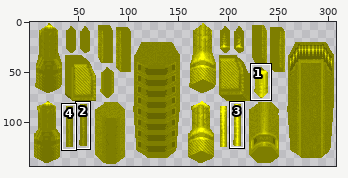
Sprite sheet, stored at qw/textures/models/g_light_0.png. The picture above shows the old version from afar; the outline marks the close-up.
Close-up. The starting point:
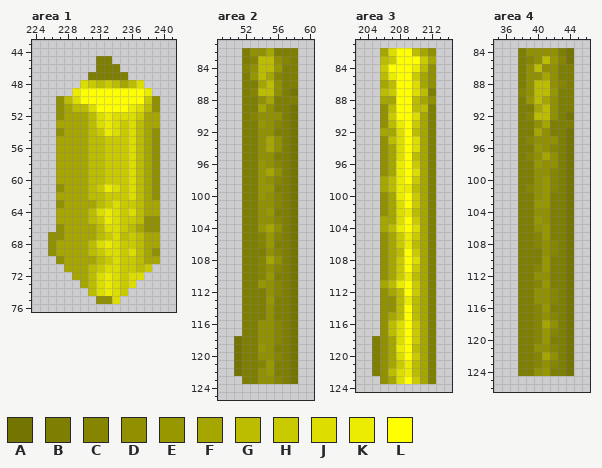
The file is 308x144 pixels. Colours within 5 levels of each other are drawn and written as one. Shown: area 1: x 224..241, y 43..76; area 2: x 49..60, y 81..125; area 3: x 203..214, y 81..124; area 4: x 35..46, y 83..126. The wide view leaves out empty margins. The commit also changed other parts of the picture, which this record leaves out.
Palette (. is transparent): A #747400  B #7e7e00  C #858500  D #909000  E #979700  F #a6a600  G #bcbc00  H #caca00  J #dddd00  K #ecec00  L #ffff00
Pixels before, area 1, first column x 226:
45 ......BB......
46 ......BBB.....
47 .....BBBBB....
48 ....JHGHGFGJ..
49 ...KLLLLLLLLK.
50 .DGJLLLLLLLLHD
51 .DFGGJLLLLKJGD
52 .DFFFGJKJJJHFF
53 .FFFFGJKJHJGFF
54 .DFFFGHKJHJGFD
55 .FFFFGGHHHJGFD
56 .FFFFGGHHHJGFD
57 .FFFFGGHHHJGFD
58 .FFFFGGHHHJGFD
59 .FFFFGGHHHJGFD
60 .FFFFGGHHHJGFD
61 .DFFFGHKJHJGFD
62 .FFFFGGHHHJGFD
63 .DFFFFGHJHHGFF
64 .FFFFGJKJHJGFF
65 .FFFFGHKJHHGDD
66 .DFFFFGJJHGFDD
67 DDFFFFGHJGHGFF
68 DFFFFGJKJHHGFF
69 DFFFFGHJJHJGFD
70 .DFFFFGHJHHGFF
71 ..FFFGHJJHHGH.
72 ...FFGJKJHJJ..
73 ....FGJKJHJ...
74 .....GJKJH....
75 ......DDJ.....
Pixels before, area 2, first column x 51:
 82 .BDDFBBB
 83 .BCGGDCB
 84 .CDGGEBB
 85 .BEGFCBB
 86 .BBFGDBB
 87 .BCGGDBA
 88 .BBDFBBB
 89 .BBFDBBA
 90 .BCDDDBA
 91 .BBEDCBA
 92 .BBDDBBA
 93 .BBDFDBA
 94 .BBDFDBA
 95 .BBDDBBA
 96 .BBEDCBA
 97 .BBEFDBA
 98 .BBEDCBA
 99 .BBEEBBA
100 .BBEDCBA
101 .BBDDCBA
102 .BBDEBBA
103 .BBDDCBA
104 .BBEFDBA
105 .BBCECBA
106 .BBCEBBA
107 .BBBDCBA
108 .BBCFDBA
109 .BBCDCBA
110 .BBCEBBA
111 .BBEDCBA
112 .BBBDCBA
113 .BBBEBBA
114 .BBBDBBA
115 .BBBDBBA
116 .BBDDCBA
117 .BBDDCBA
118 ABBDDCBA
119 ABBEDBBA
120 ABBDDCBA
121 ABBCEBBA
122 ABBDEBBA
123 .BBDDCBA
Pixels before, area 3, first column x 205:
 82 .FJLLGFD
 83 .GHLLLHF
 84 .HLLLKGD
 85 .GKLLHFD
 86 .FGLLJFD
 87 .GHLLJGB
 88 .FFLLGFD
 89 .DGLLGGB
 90 .DHLLJFB
 91 .DGKLHFB
 92 .FFJLGFB
 93 .DGJLJFB
 94 .DFJLJFB
 95 .DFJLGFB
 96 .DFKLHFB
 97 .DFKLJFB
 98 .FGKLHFB
 99 .FGKKGFB
100 .DFKLHFB
101 .DFJLHFB
102 .DFJKGFB
103 .FFJLHFB
104 .FGKLJFB
105 .DFHKHFB
106 .DFHKGFB
107 .DFGLHFB
108 .DFHLJFB
109 .DFHLHFB
110 .DFHKGFB
111 .FGKLHFB
112 .DFGLHFB
113 .DDGKGFB
114 .DDGLGFB
115 .DFGLGFB
116 .DGJLHFB
117 .DGJLHFB
118 BDFJLHFB
119 BDFKLGFB
120 BDFJLHFB
121 BDFHKGFB
122 BDGJKGFB
123 .DFJLHFB
Pixels before, area 4, first column x 38:
 84 BDDDDBA
 85 BCDGECA
 86 BDGDDBB
 87 BDDFDBB
 88 BDGGDCB
 89 CDGGEBB
 90 BEGFDBB
 91 BBFGDBB
 92 BCGGDBA
 93 BBDFBBB
 94 BBFDBBA
 95 BCDDDBA
 96 BBEDCBA
 97 BCDFDBA
 98 BBEDDBA
 99 BBDDCBA
100 BBDECBA
101 BCDECBA
102 BBDEBBA
103 BBEEBBA
104 BBDDBBA
105 BBEDBBA
106 BBDEBBA
107 BBCEBBA
108 BBCDCBA
109 BBBDCBA
110 BBBEBBA
111 BBCEBBA
112 BBDDBBA
113 BBCEBBA
114 BBDDCBA
115 BBDDCBA
116 BBCEBBA
117 BBCDCBA
118 BBCFDBA
119 BBCECBA
120 BBCEBBA
121 BBDDCBA
122 BBCFDBA
123 BBCDCBA
124 BBDEBBA
The same view after the edit:
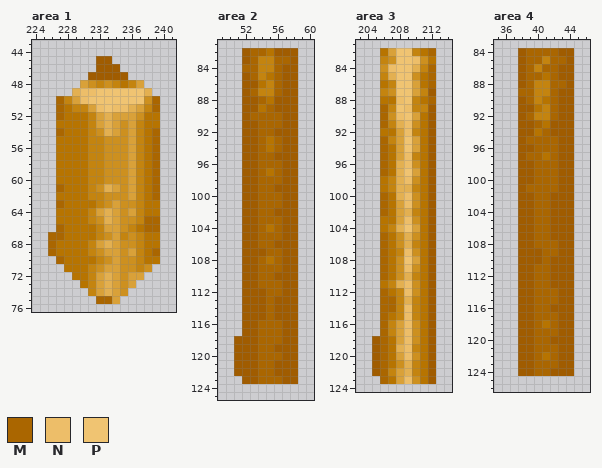
Colours new in this view: M #aa6600  N #edbe69  P #f0c472
Difference:
colour B: #7e7e00 -> #a05c00
colour F: #a6a600 -> #b77400
colour G: #bcbc00 -> #c4840f
colour H: #caca00 -> #cd901f
colour J: #dddd00 -> #d9a139
colour K: #ecec00 -> #e3b051
Changed rows in their new state; - is a pixel that keeps its letter.
Area 1:
first column x 226:
49 ----NNPPPPPP--
50 -M--NPPPPPPP-M
51 -M----NPNN---M
52 -M------------
54 -M-----------M
55 -------------M
56 -------------M
57 -------------M
58 -------------M
59 -------------M
60 -------------M
61 -M-----------M
62 -------------M
63 -M------------
65 ------------MM
66 -M----------MM
67 MM------------
68 M-------------
69 M------------M
70 -M------------
first column x 232:
75 MM
Area 2:
first column x 51:
 82 --MM----
 83 --M--MM-
 84 -MM--M--
 85 --M--M--
 86 -----M--
 87 --M--M-B
 88 ---M----
 89 ----M--B
 90 --MMMM-B
 91 ---MMM-B
 92 ---MM--B
 93 ---M-M-B
 94 ---M-M-B
 95 ---MM--B
 96 ---MMM-B
 97 ---M-M-B
 98 ---MMM-B
 99 ---MM--B
100 ---MMM-B
101 ---MMM-B
102 ---MM--B
103 ---MMM-B
104 ---M-M-B
105 ---MMM-B
106 ---MM--B
107 ----MM-B
108 ---M-M-B
109 ---MMM-B
110 ---MM--B
111 ---MMM-B
112 ----MM-B
113 ----M--B
114 ----M--B
115 ----M--B
116 ---MMM-B
117 ---MMM-B
118 B--MMM-B
119 B--MM--B
120 B--MMM-B
121 B--MM--B
122 B--MM--B
123 ---MMM-B
Area 3:
first column x 206:
 82 --PP--M
 83 --PPN--
 84 -NPP--M
 85 --PP--M
 86 --PP--M
 87 --PP---
 88 --NP--M
 89 M-PN---
 90 M-NP---
 91 M--N---
 92 ---N---
 93 M--P---
 94 M--P---
 95 M--N---
 96 M--N---
 97 M--P---
 98 ---N---
100 M--N---
101 M--N---
102 M------
103 ---N---
104 ---P---
105 M------
106 M------
107 M--N---
108 M--P---
109 M--N---
110 M------
111 ---N---
112 M--N---
113 MM-----
114 MM-N---
115 M--N---
116 M--N---
117 M--N---
118 M--N---
119 M--N---
120 M--N---
121 M------
122 M------
123 M--N---
Area 4:
first column x 38:
 84 -MMMM-B
 85 -MM-MMB
 86 -M-MM--
 87 -MM-M--
 88 -M--MM-
 89 MM--M--
 90 -M--M--
 91 ----M--
 92 -M--M-B
 93 --M----
 94 ---M--B
 95 -MMMM-B
 96 --MMM-B
 97 -MM-M-B
 98 --MMM-B
 99 --MMM-B
100 --MMM-B
101 -MMMM-B
102 --MM--B
103 --MM--B
104 --MM--B
105 --MM--B
106 --MM--B
107 --MM--B
108 --MMM-B
109 ---MM-B
110 ---M--B
111 --MM--B
112 --MM--B
113 --MM--B
114 --MMM-B
115 --MMM-B
116 --MM--B
117 --MMM-B
118 --M-M-B
119 --MMM-B
120 --MM--B
121 --MMM-B
122 --M-M-B
123 --MMM-B
124 --MM--B
Pixel boxes of the changes (left, top, right, bottom) in both close-ups:
changed: (48, 56, 160, 304)
changed: (234, 48, 298, 384)
changed: (372, 48, 436, 384)
changed: (518, 48, 574, 376)
